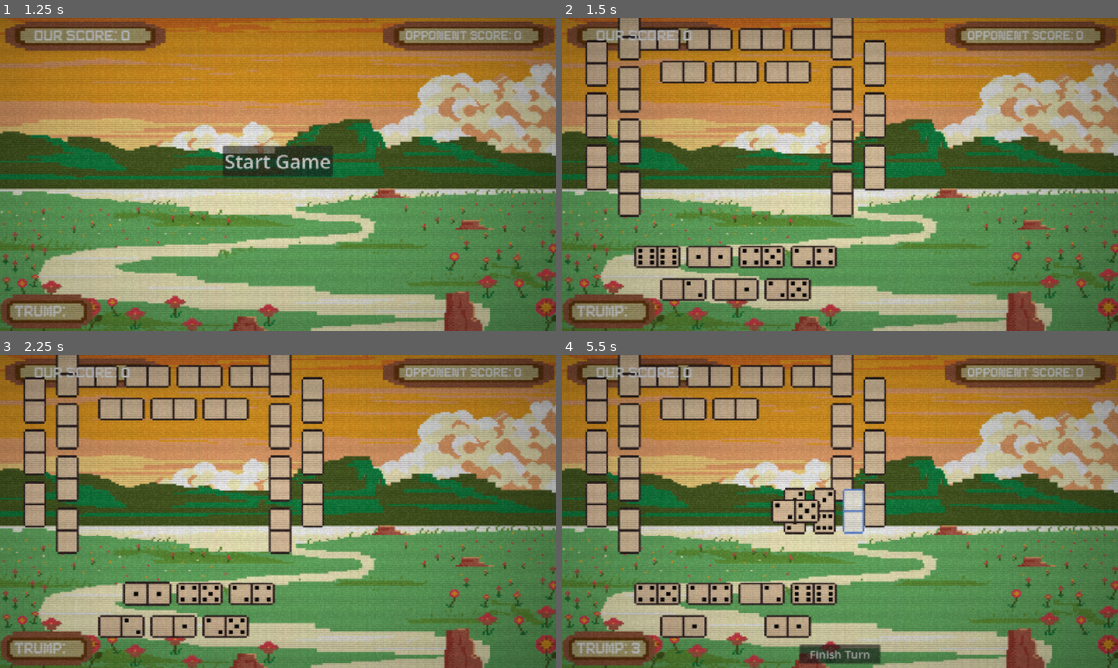
Above: before the commit, frames 1-4 (two rows, left to right).
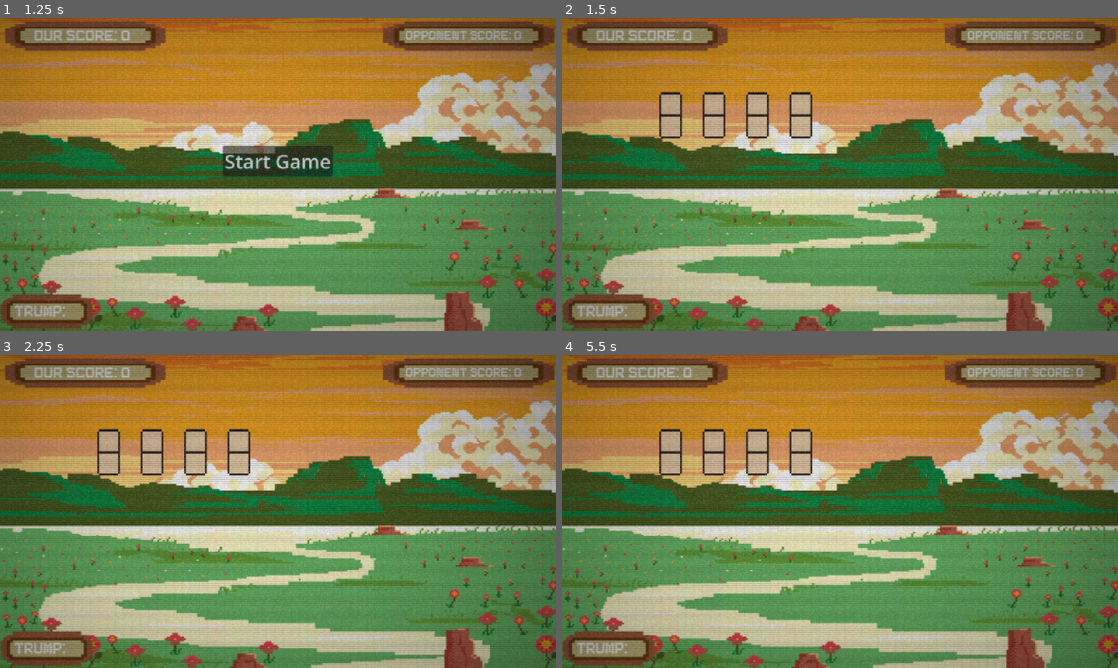
Above: after the commit, the same moments.

Repository: justin23bohrer/42
Game: Godot game, scene res://scenes/main.tscn
Two runs of this game, one before a commit and one after it. Both use one fixed random seed, a clock stepped at 60 frames per second and the inputs below.
Inputs (mouse positions are in pixels of both pictures, inside the frame that each line leads up to):
- Up to frame 1 (1.25 s): click "Start Game" at 0.5 s
- Up to frame 2 (1.5 s): click "Start Game" at 1.25 s
- Up to frame 3 (2.25 s): drag from (94, 592) to (250, 592) at 2.02 s
- Up to frame 4 (5.5 s): drag from (656, 592) to (789, 627) at 2.77 s; move the mouse to (656, 592) at 3.52 s; click (656, 592) at 3.67 s; tap Enter at 4.25 s; drag from (712, 592) to (684, 408) at 4.27 s; drag from (734, 627) to (795, 511) at 5.02 s

Frame 1 is identical in both runs. In frame 2, 19% of the frame differs, in the area x 4-59%, y 0-91%; in frame 3, 18%; in frame 4, 20%, in the area x 4-59%, y 0-99%.

Commit message:
Dealer selection implemented, no bidding

Diff:
--- a/scenes/bidding_screen.tscn
+++ b/scenes/bidding_screen.tscn
@@ -10,9 +10,10 @@
 anchor_bottom = 1.0
 grow_horizontal = 2
 grow_vertical = 2
-script = ExtResource("1_gtj8t")
+script = ExtResource("1_y7jm4")
 
 [node name="ColorRect" type="ColorRect" parent="."]
+layout_mode = 0
 offset_left = -24.0
 offset_top = -6.0
 offset_right = 1253.0
--- a/scripts/bidding_screen.gd
+++ b/scripts/bidding_screen.gd
@@ -1,15 +1,17 @@
 extends Control
 
 var bidNum
+var curBid
 # Called when the node enters the scene tree for the first time.
 func _ready() -> void:
-	bidNum = 30
+	curBid = 30
+	bidNum = curBid
 
 
 # Called every frame. 'delta' is the elapsed time since the previous frame.
 func _process(delta: float) -> void:
 	$ColorRect/bidNum.text = str(bidNum)
-	if bidNum == 30:
+	if bidNum == curBid:
 		$ColorRect/left.visible = false
 	else:
 		$ColorRect/left.visible = true
--- a/scripts/domino.gd
+++ b/scripts/domino.gd
@@ -9,11 +9,19 @@
 
 var left_value: int = 0
 var right_value: int = 0
+var select_dealer_position
 
 # Called when the node enters the scene tree for the first time.
 func _ready() -> void:
-	#Must have parent
-	get_parent().connect_domino_signals(self)
+	# Only connect signals if parent has the method (i.e., for hand dominos)
+	if get_parent().has_method("connect_domino_signals"):
+		get_parent().connect_domino_signals(self)
+
+func show_face_down():
+	$left.texture = ResourceLoader.load("res://assets/dominos/dominoNumbers/0.png")
+	$right.texture = ResourceLoader.load("res://assets/dominos/dominoNumbers/0.png")
+	$Area2D.monitoring = true
+	$Area2D.get_node("CollisionShape2D").disabled = false
 
 func update_domino_display():
 	match left_value:
--- a/scripts/domino_manager.gd
+++ b/scripts/domino_manager.gd
@@ -40,6 +40,8 @@
 				finish_drag()
 
 func start_drag(domino):
+	if not player_hand_reference.player_hand.has(domino):
+		return
 	# If domino is in slot, unlock and clear it from slot
 	if domino.in_slot:
 		var slot = get_node("../dominoSlot")
--- a/scripts/game_manager.gd
+++ b/scripts/game_manager.gd
@@ -1,6 +1,7 @@
 extends Node
 
 signal domino_submitted
+signal dealer_domino_selected(selected_domino)
 
 const FIRST_PLAYER = Vector2(536, 360)
 const SECOND_PLAYER = Vector2(604, 360)
@@ -15,6 +16,7 @@
 var domsThatTurn = {}
 var winning_player = "tm8"
 var trump = -1
+var base = ["me","op1","tm8","op2"]
 
 # Called when the node is added to the scene
 func _ready():
@@ -45,15 +47,7 @@
 		$"../subDom".visible = true
 
 func play_round():
-	if winning_player == "me":
-		$"../trumpSelector".visible = true
-	else:
-		$"../Timer".start()
-		await $"../Timer".timeout
-		# Let AI pick highest count or highest double
-		trump = pick_ai_trump(get_node("../teammateHand" if winning_player == "tm8" else "../opponentHand1" if winning_player == "op1" else "../opponentHand2"))
-		print("AI picked trump:", trump)
-	$"../trumpLabel".text = "Trump: " + str(trump)
+	select_trump()
 	for i in range(7):
 		domsThatTurn = {
 			"op1": [],
@@ -78,6 +72,18 @@
 		await animate_dominos_to_winner()
 		print(winning_player)
 
+func select_trump():
+	if winning_player == "me":
+		$"../trumpSelector".visible = true
+		$"../trumpLabel".text = "Trump: " + str(trump)
+	else:
+		$"../Timer".start()
+		await $"../Timer".timeout
+		# Let AI pick highest count or highest double
+		trump = pick_ai_trump(get_node("../teammateHand" if winning_player == "tm8" else "../opponentHand1" if winning_player == "op1" else "../opponentHand2"))
+		print("AI picked trump:", trump)
+	$"../trumpLabel".text = "Trump: " + str(trump)
+
 func rotate_players():
 	var index = player_rotation.find(winning_player)
 	if index == -1:
@@ -92,8 +98,95 @@
 	player_rotation = new_rotation
 	print(player_rotation)
 
+func select_dealer():
+	var all_dominos = generate_all_dominos()
+	all_dominos.shuffle()
+	var viewport_size = get_viewport().size
+	var center_x = viewport_size.x / 2
+	var center_y = viewport_size.y / 2
+	var spacing = 100
+
+	var center_positions = []
+	for i in range(4):
+		center_positions.append(Vector2(center_x + (i - 1.5) * spacing, center_y))
+
+	var selected_domino = null
+	var selected_index = -1
+
+	var domino_manager = get_node("../dominoManager")
+
+	# Spawn 4 face-down dominos
+	for i in range(4):
+		var values = all_dominos.pop_front()
+		var dom = preload("res://scenes/domino.tscn").instantiate()
+		dom.left_value = values[0]
+		dom.right_value = values[1]
+		dom.select_dealer_position = i
+		dom.position = center_positions[i]
+		dom.rotation = 1.5708
+		domino_manager.add_child(dom)
+		dominosInMiddle.append(dom)
+		dom.show_face_down()
+		print(dom)
+		print(dom.right_value)
+		print(dom.left_value)
+
+		# Make them clickable
+		dom.get_node("Area2D").connect("input_event", Callable(self, "_on_dealer_domino_clicked").bind(dom, i))
+	# Wait for one to be picked
+	selected_domino = await self.dealer_domino_selected
+	print(selected_domino)
+
+	selected_domino.update_domino_display()
+	await get_tree().create_timer(1.0).timeout
+
+	var select_dealer_places = []
+	for i in range(base.size()):
+		select_dealer_places.append(base[(i - selected_domino.select_dealer_position) % base.size()])
+	print(select_dealer_places)
+
+	for dom in dominosInMiddle:
+		dom.update_domino_display()
+
+	# Set dealer
+	var max_sum = -1
+	var dealer_index = -1
+
+	for i in range(dominosInMiddle.size()):
+		var dom = dominosInMiddle[i]
+		var dom_sum = dom.left_value + dom.right_value
+		if dom_sum > max_sum:
+			max_sum = dom_sum
+			dealer_index = i
+
+# Assign the dealer based on the index of the domino with the highest sum
+	var base_places = ["me", "op1", "tm8", "op2"]
+	winning_player = select_dealer_places[dealer_index]
+	print("Dealer is:", winning_player)
+
+	var winning_domino = dominosInMiddle[dealer_index]
+	await get_tree().create_timer(3.0).timeout
+	await winning_domino.winning_dom_animation()
+	await get_tree().create_timer(2.0).timeout
+
+	# Clean up others
+	for dom in dominosInMiddle:
+		dom.queue_free()
+	dominosInMiddle.clear()
+	print(winning_player)
+
+func _on_dealer_domino_clicked(viewport, event, shape_idx, dom, index):
+	if event is InputEventMouseButton and event.pressed:
+		print("Dealer domino clicked:", dom)
+		emit_signal("dealer_domino_selected", dom)
+
 func run_game():
 	$"../startGame".visible = false
+	#inital dom flop to decide dealer
+	await select_dealer()
+	#dealer shakes then hands dominos out
+	#left of dealer starts bid phase
+	#bid winner starts
 	hand_players_dominos()
 	await play_round()
 	$"../trumpLabel".text = "Trump: "
Not shown: 7 places in scenes/bidding_screen.tscn that only renumber resources
